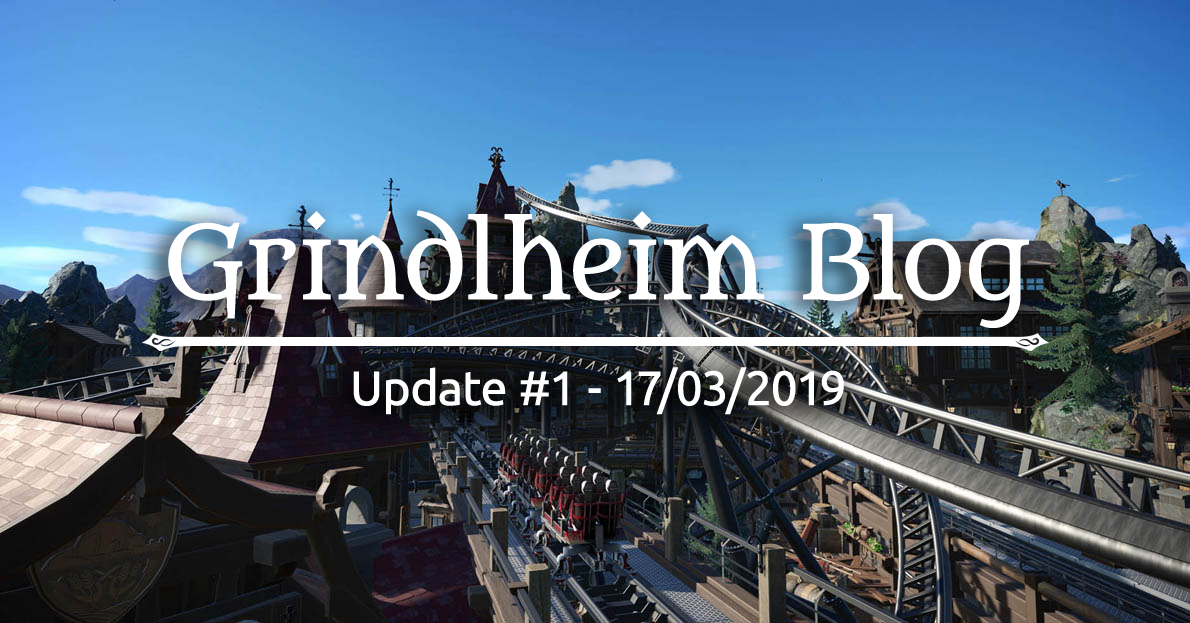
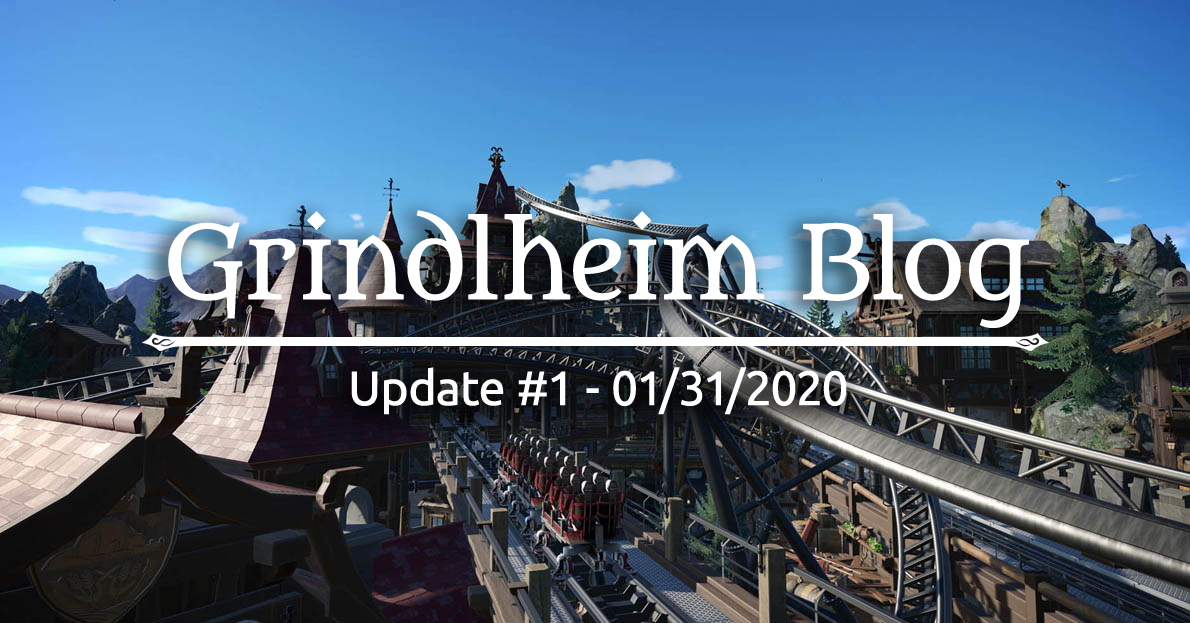
Revision of a layered (1190, 623) image; what changed, layer by layer:
renamed "Update #1 - 17/03/2019" to "Update #1 - 01/31/2020", painted on it over (351, 367, 847, 415)
